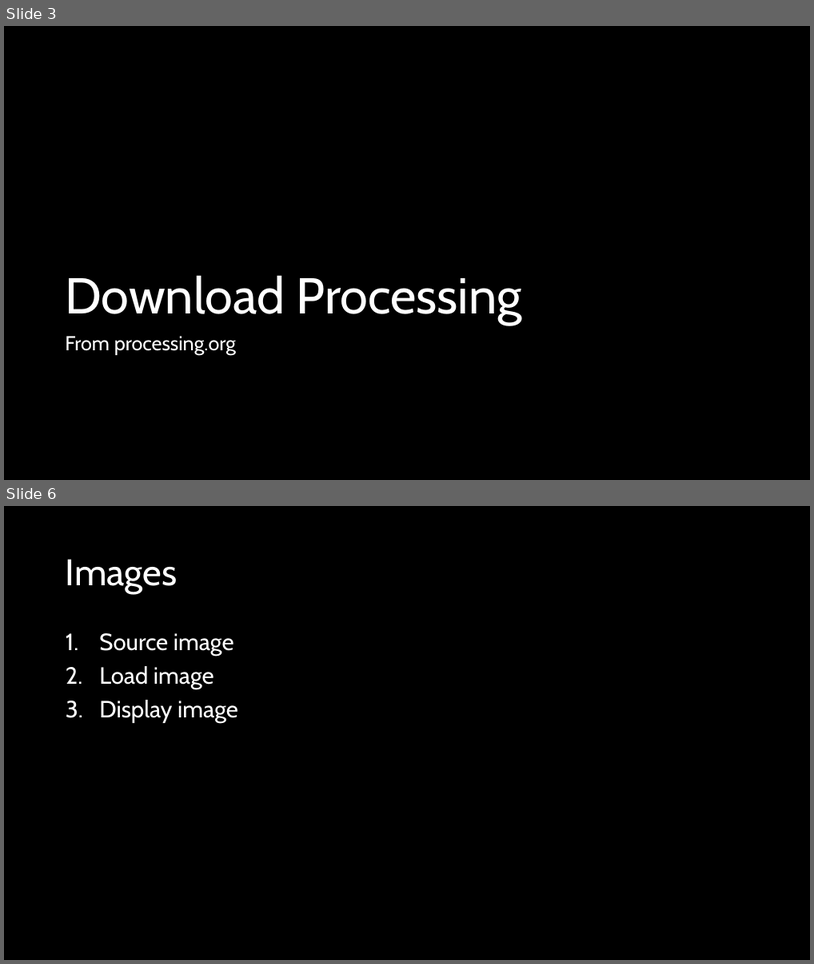
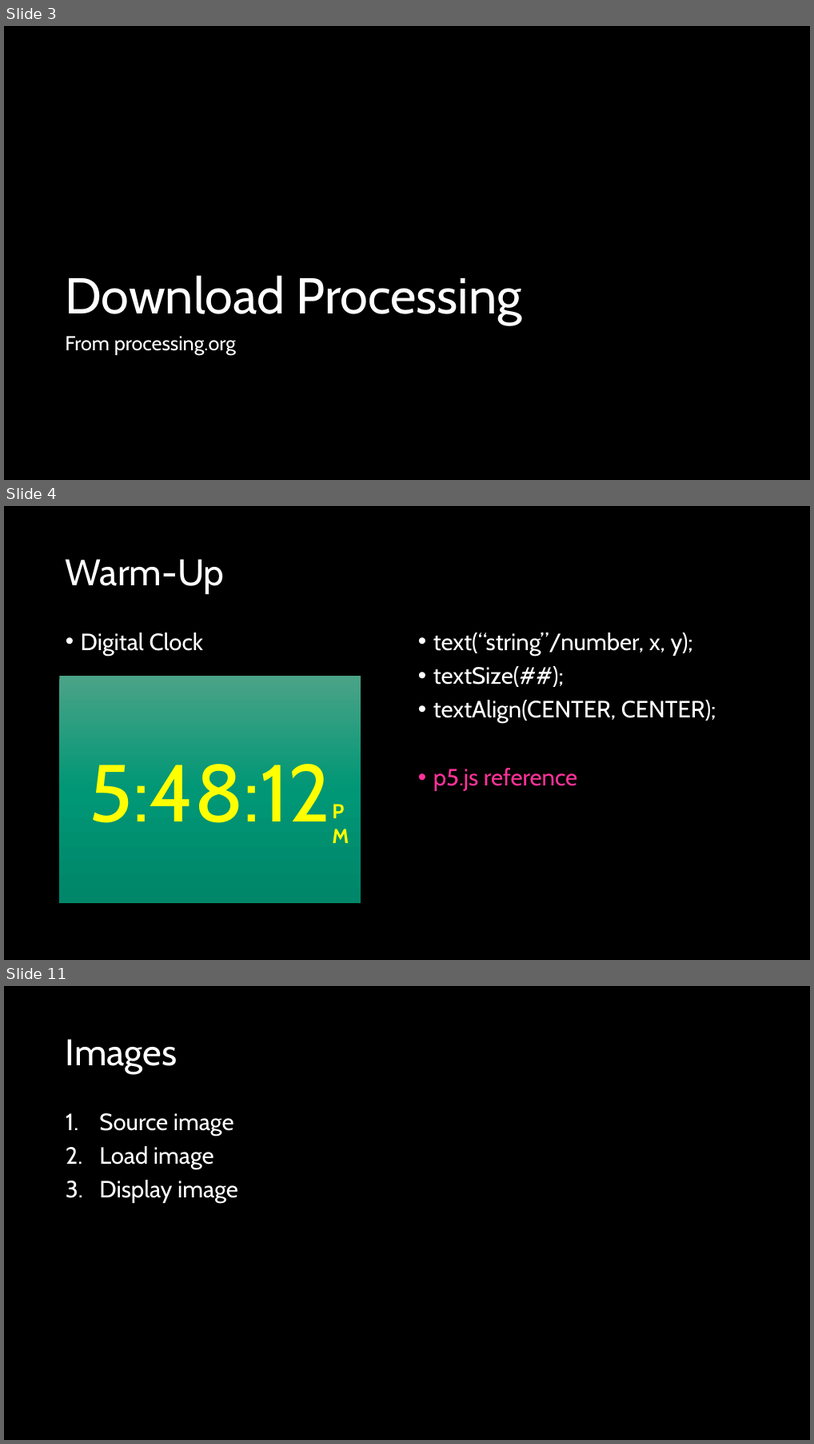
Before and after one commit to crhallberg/IMM120, a slide deck: Presentations/2018-10-01 - Event and Media.pptx. Shown one above the other, each under a label of ours: slides 3 and 6 before the commit, slides 3, 4 and 11 after it; the slides between them are not shown. The pictures are 814x964 and 814x1444 pixels, drawn with LibreOffice and Linux fonts; fonts in the diff are those of the drawing. Boxes give left, top, right and bottom in pixels: in the first picture for what was removed or moved away, otherwise in the second. Text is boxed around its words. In the diff, an @@ line names an element or a change of style, - is before the commit and + after.

```diff
--- a/Presentations/2018-10-01 - Event and Media.pptx
+++ b/Presentations/2018-10-01 - Event and Media.pptx
@@ slide 4 added at <box>4,506,810,960</box>, background #000000 @@
@@ title added at <box>66,559,225,594</box>, 44 pt, text #FFFFFF @@
+Warm-Up
@@ text added at <box>81,632,204,656</box>, 28 pt, text #FFFFFF @@
+• Digital Clock
@@ text added at <box>434,632,717,791</box>, 28 pt, text #FFFFFF @@
+• text(“string”/number, x, y);
+• textSize(##);
+• textAlign(CENTER, CENTER);
+• p5.js reference
@@ rectangle added at <box>60,676,362,903</box>, fill gradient #4BA387 to #009877 to #00876A, 96 pt, text #FFFF00 @@
+5:48:12
@@ text added at <box>326,796,366,826</box>, 24 pt, text #FFFF00, bold @@
+PM
@@ what was slide 6 is now slide 11 @@
```
Also in this commit, not shown: 2 slides changed, 4 other slides added, 2 slides removed.
